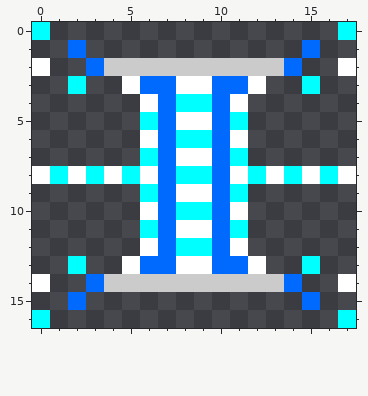
Pixel-art sprite: core/assets/images/ammo-blast-hybrid-3.png. This is how it looked before the edit.
The file is 18x17 pixels. Colours within 5 levels of each other are drawn and written as one.
The result:
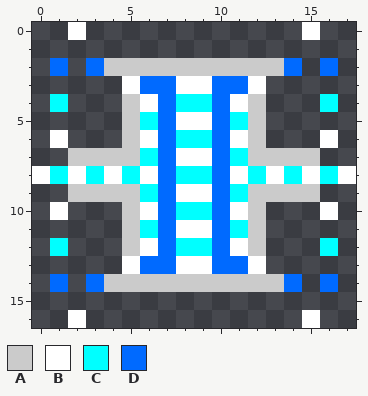
Palette (. is transparent): A #cbcbcb  B #ffffff  C #00ffff  D #006aff
Change:
y 0: x 0 C -> .; x 2 . -> B; x 15 . -> B; x 17 C -> .
y 1: x 2 D -> .; x 15 D -> .
y 2: x 0..1 B. -> .D; x 16..17 .B -> D.
y 3: x 2 C -> .; x 15 C -> .
y 4: x 1 . -> C; x 5 . -> A; x 12 . -> A; x 16 . -> C
y 5: x 5 . -> A; x 12 . -> A
y 6: x 1 . -> B; x 5 . -> A; x 12 . -> A; x 16 . -> B
y 7: x 2..5 .... -> AAAA; x 12..15 .... -> AAAA
y 9: x 2..5 .... -> AAAA; x 12..15 .... -> AAAA
y 10: x 1 . -> B; x 5 . -> A; x 12 . -> A; x 16 . -> B
y 11: x 5 . -> A; x 12 . -> A
y 12: x 1 . -> C; x 5 . -> A; x 12 . -> A; x 16 . -> C
y 13: x 2 C -> .; x 15 C -> .
y 14: x 0..1 B. -> .D; x 16..17 .B -> D.
y 15: x 2 D -> .; x 15 D -> .
y 16: x 0 C -> .; x 2 . -> B; x 15 . -> B; x 17 C -> .
Pixel boxes of the changes (left, top, right, bottom) in both pictures:
changed: (32, 22, 140, 328)
changed: (248, 22, 356, 328)
